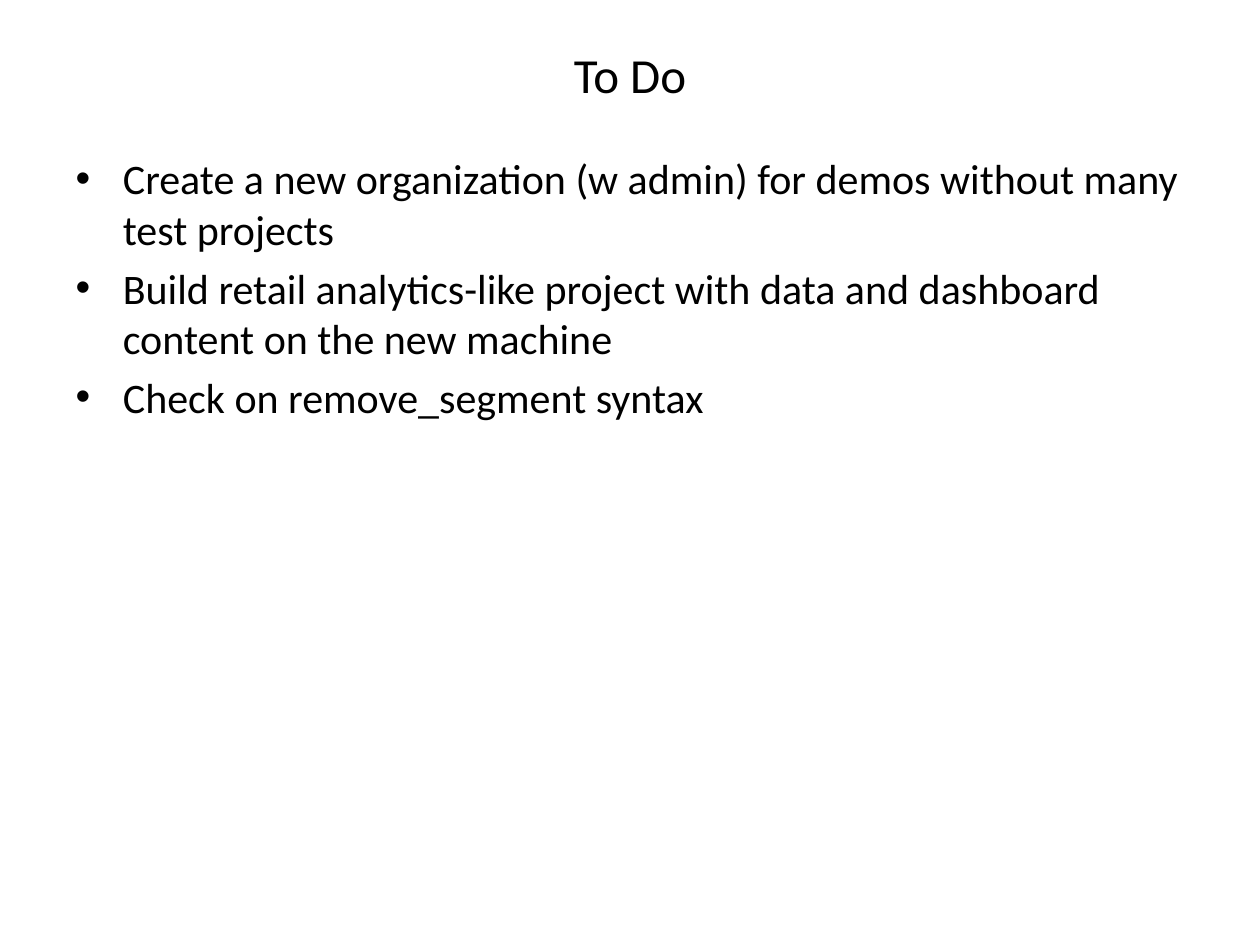
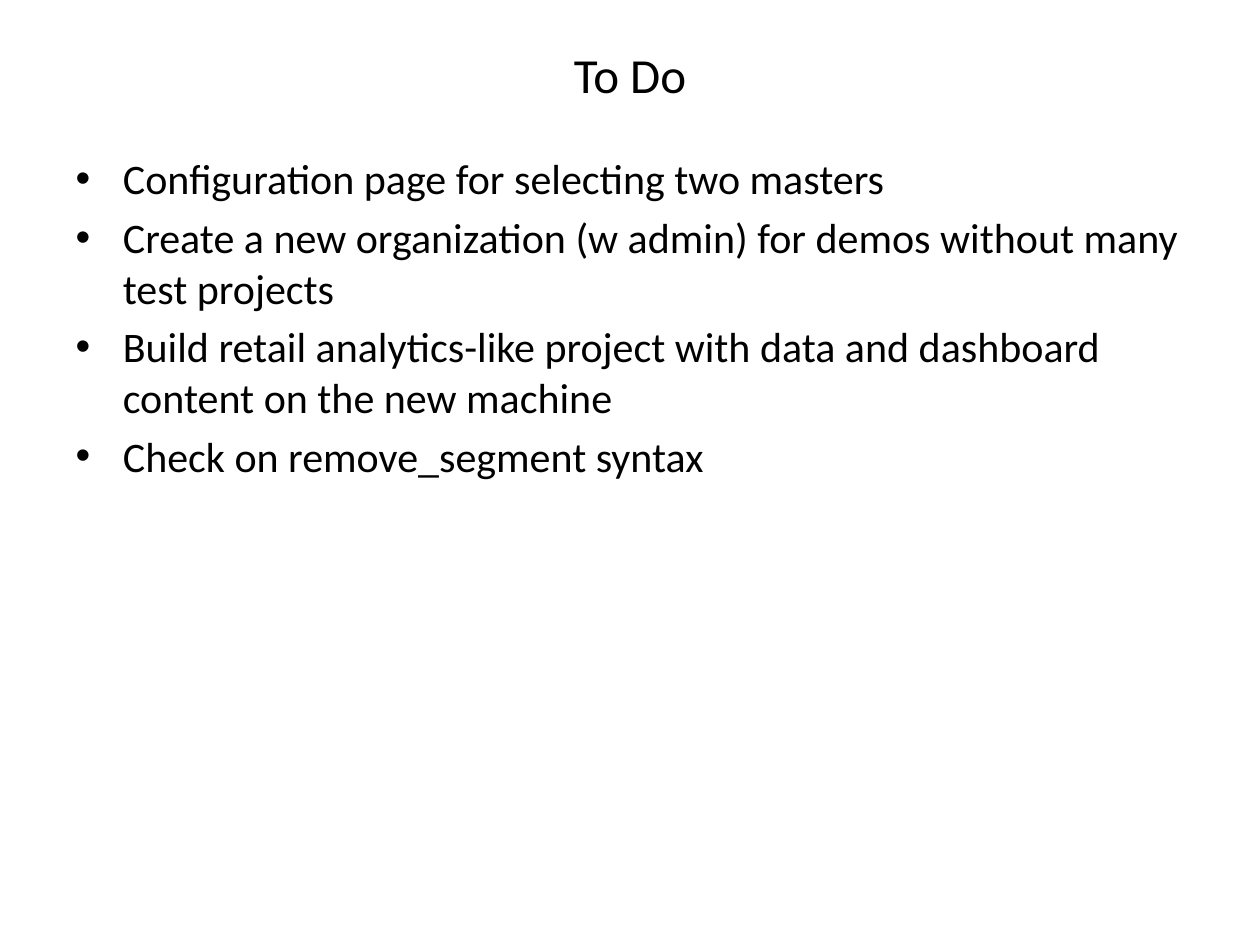
Before and after one commit to mankerious/LCM-demo, a slide deck: slide 2 of Project Deck.pptx. Drawn at 1260x945 pixels with LibreOffice and Linux fonts; fonts in the diff are those of the drawing. Boxes give left, top, right and bottom in pixels: in the first picture for what was removed or moved away, otherwise in the second. Text is boxed around its words. In the diff, an @@ line names an element or a change of style, - is before the commit and + after.

```diff
--- a/Project Deck.pptx
+++ b/Project Deck.pptx
@@ text at <box>123,164,884,202</box>: paragraph added @@
+• Configuration page for selecting two masters
```
Also in this commit, not shown: 8 other files.
